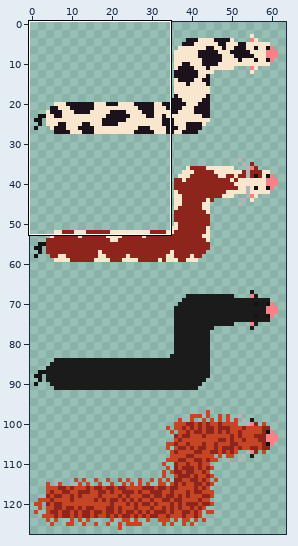
A sprite sheet gets an edit: public/sprite.png. The picture above shows the old version from afar; the outline marks the close-up.
Close-up. The starting point:
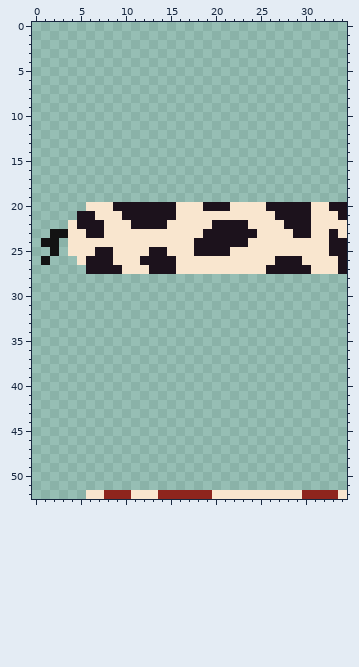
The file is 128x256 pixels, drawn in blocks of 2x2; one block is one cell here. Shown: x 0..34, y 0..52.
The same view after the edit:
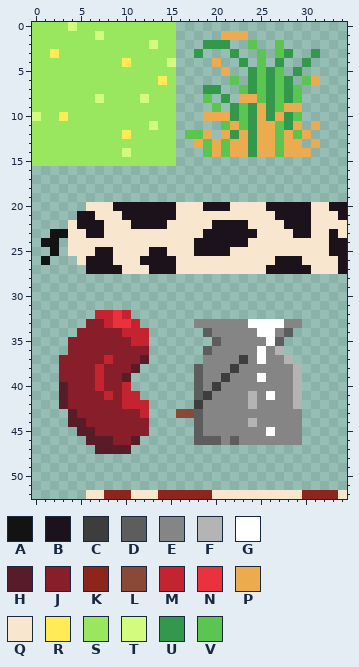
Palette (. is transparent): A #131313  B #1c121c  C #3d3d3d  D #5d5d5d  E #858585  F #b4b4b4  G #ffffff  H #571c27  J #891e2b  K #8e251d  L #8a4836  M #c42430  N #ea323c  P #edab50  Q #f9e6cf  R #ffeb57  S #99e65f  T #d3fc7e  U #33984b  V #5ac54f
Change:
@@ x 0..34 @@
- 0 ...................................
- 1 ...................................
- 2 ...................................
- 3 ...................................
- 4 ...................................
- 5 ...................................
- 6 ...................................
- 7 ...................................
- 8 ...................................
- 9 ...................................
-10 ...................................
-11 ...................................
-12 ...................................
-13 ...................................
-14 ...................................
-15 ...................................
+ 0 SSSSTSSSSSSSSSSS...................
+ 1 SSSSSSSTSSSSSSSS.....PPP...........
+ 2 SSSSSSSSSSSSSTSS...UUU..V..V.......
+ 3 SSRSSSSSSSSSSSSS..U...U..V.VU..U...
+ 4 SSSSSSSSSSRSSSST....P..U.V.U..U....
+ 5 SSSSSSSSSSSSSSSS.....P..UVUV.U.....
+ 6 SSSSSSSSSSSSSSRS......V.UVUVU.VP...
+ 7 SSSSSSSSSSSSSSSS...UU..VUVUVUV.....
+ 8 SSSSSSSTSSSSTSSS...V.U.PPVUVUV.....
+ 9 SSSSSSSSSSSSSSSS....V.UVUPUVPP.....
+10 TSSRSSSSSSSSSSSS...PPPUVUPUPUV.....
+11 SSSSSSSSSSSSSTSS.....VPVUPPVUP.P...
+12 SSSSSSSSSSRSSSSS.VVP.PUPUPPVPVP....
+13 SSSSSSSSSSSSSSSS..PVPVPPUPPVPP.P...
+14 SSSSSSSSSSTSSSSS...VPVPPUPPVPPP....
+15 SSSSSSSSSSSSSSSS...................
 16 ...................................
@@ x 0..34 @@
 31 ...................................
-32 ...................................
-33 ...................................
-34 ...................................
-35 ...................................
-36 ...................................
-37 ...................................
-38 ...................................
-39 ...................................
-40 ...................................
-41 ...................................
-42 ...................................
-43 ...................................
-44 ...................................
-45 ...................................
-46 ...................................
-47 ...................................
+32 .......MMNM........................
+33 ......JJMNNM......EEEEEEGGGGEE.....
+34 .....JJJJJMMM......DEEEEEGGED......
+35 ....JJJJJJJMM.......DEEEEEGD.......
+36 ....JJJJJJJJJ......DEEEEEGEF.......
+37 ...JJJJJMJJJH......EEEECEGEEF......
+38 ...JJJJMJJJH......DEEECEEEEEEF.....
+39 ...JJJJMJJH.......DEECEEEGEEEF.....
+40 ...HJJJMJJM.......DECEEEEEEEEF.....
+41 ...HJJJJMJMM......DCEEEEFEGEEF.....
+42 ...HJJJJJJMMM.....CEEEEEFEEEEF.....
+43 ....HJJJJJJJM...LLDEEEEEEEEEEE.....
+44 ....HHJJJJJJJ.....DEEEEEFEEEEE.....
+45 .....HHJJJJJJ.....DEEEEEEEGEEE.....
+46 ......HHHJJH......DDDEDEEEEEEE.....
+47 .......HHHH........................
 48 ...................................
Changed places in both close-ups, as pixel boxes (x1, y1, x2, y2):
added: (32, 22, 320, 166)
added: (59, 310, 302, 454)
